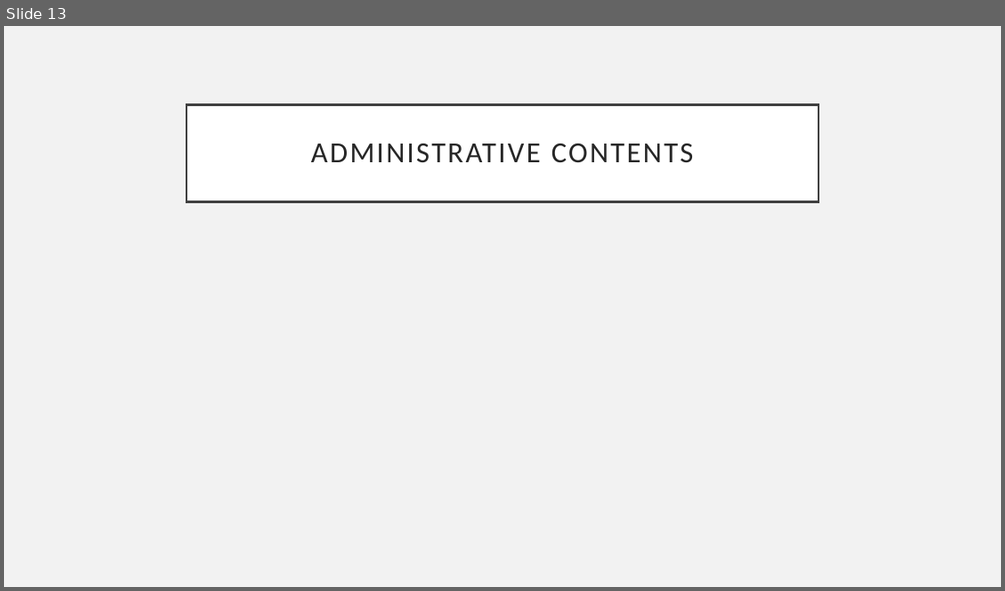
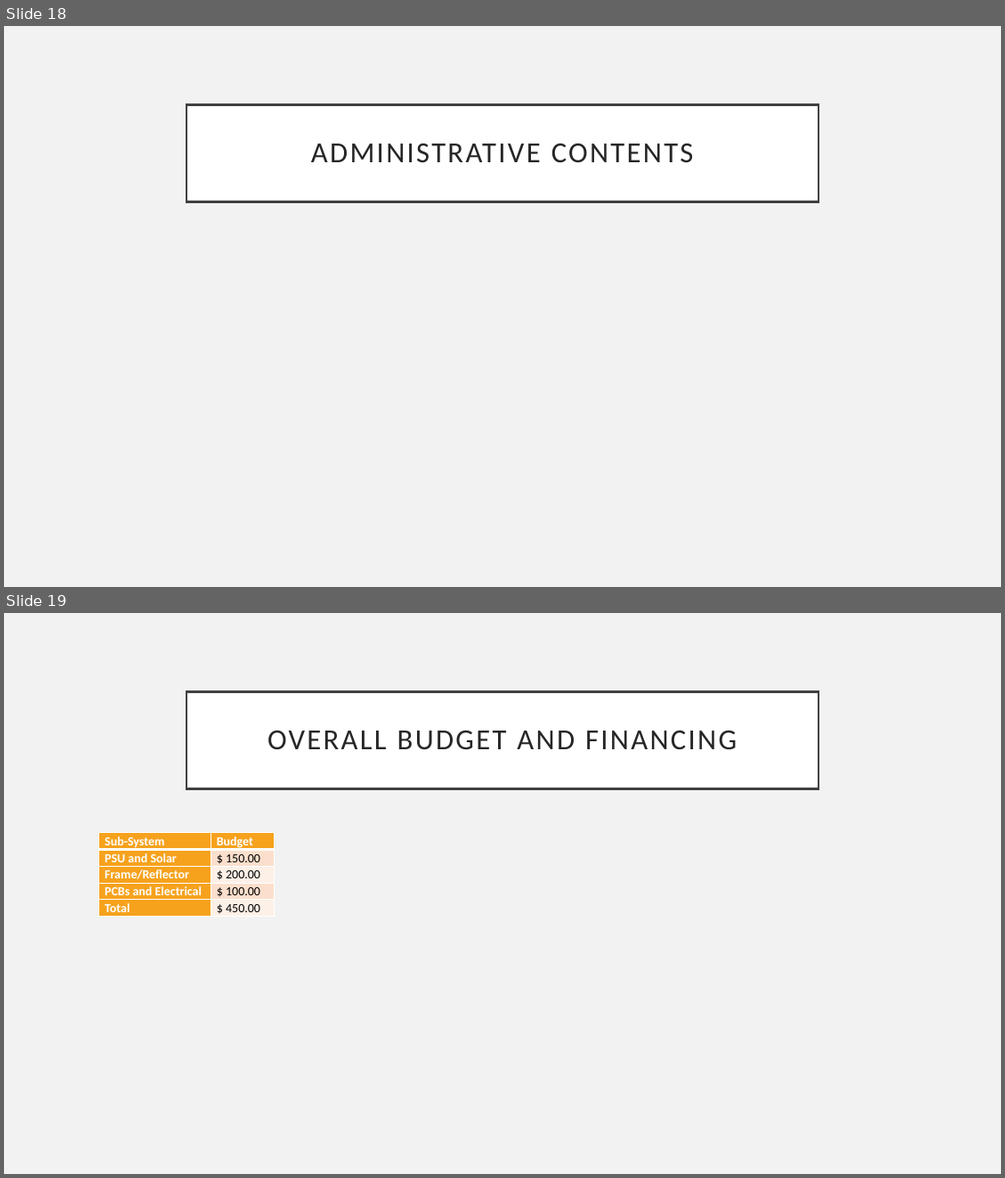
Before and after one commit to PKTidus/astrocom, a slide deck: Documents/CDR_Presentation.pptx. Shown one above the other, each under a label of ours: slide 13 before the commit, slides 18 and 19 after it. The pictures are 1005x591 and 1005x1178 pixels, drawn with LibreOffice and Linux fonts; fonts in the diff are those of the drawing. Boxes give left, top, right and bottom in pixels: in the first picture for what was removed or moved away, otherwise in the second. Text is boxed around its words. In the diff, an @@ line names an element or a change of style, - is before the commit and + after.

```diff
--- a/Documents/CDR_Presentation.pptx
+++ b/Documents/CDR_Presentation.pptx
@@ slide 19 added at [4, 613, 1001, 1174], background #F2F2F2 @@
@@ title added at [186, 691, 818, 788], fill #FFFFFF, outline #404040 2.5 pt, 28 pt, text #262626 @@
+OVERALL BUDGET AND FINANCING
@@ table added at [99, 833, 274, 931], 5 rows, 2 columns @@
+Sub-System | Budget
+PSU and Solar | $ 150.00
+Frame/Reflector | $ 200.00
+PCBs and Electrical | $ 100.00
+Total | $ 450.00
@@ what was slide 13 is now slide 18 @@
```
Also in this commit, not shown: 8 other slides added.
